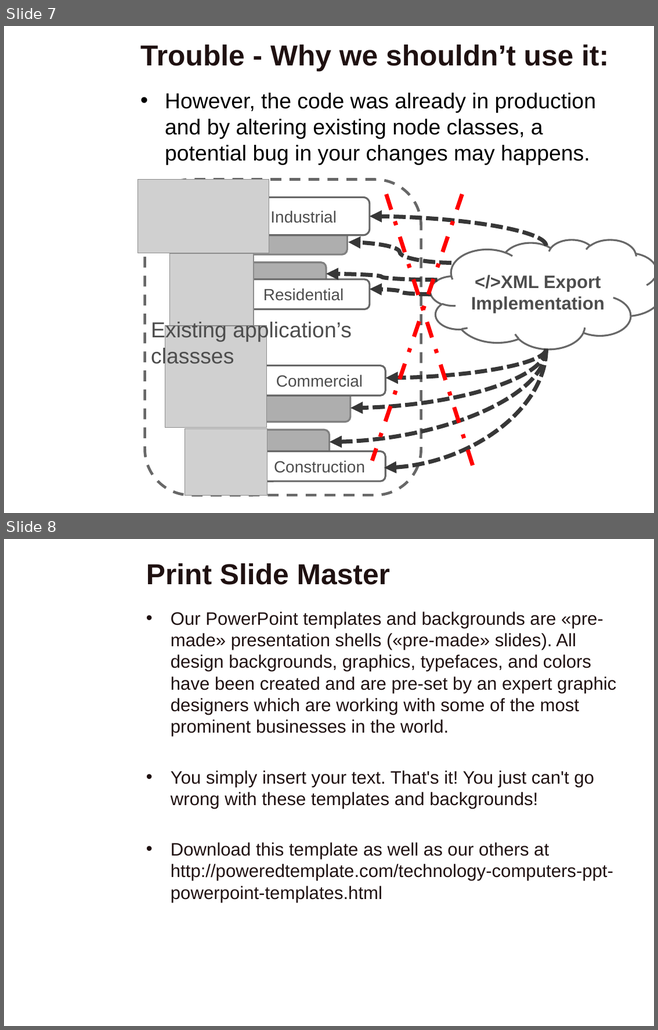
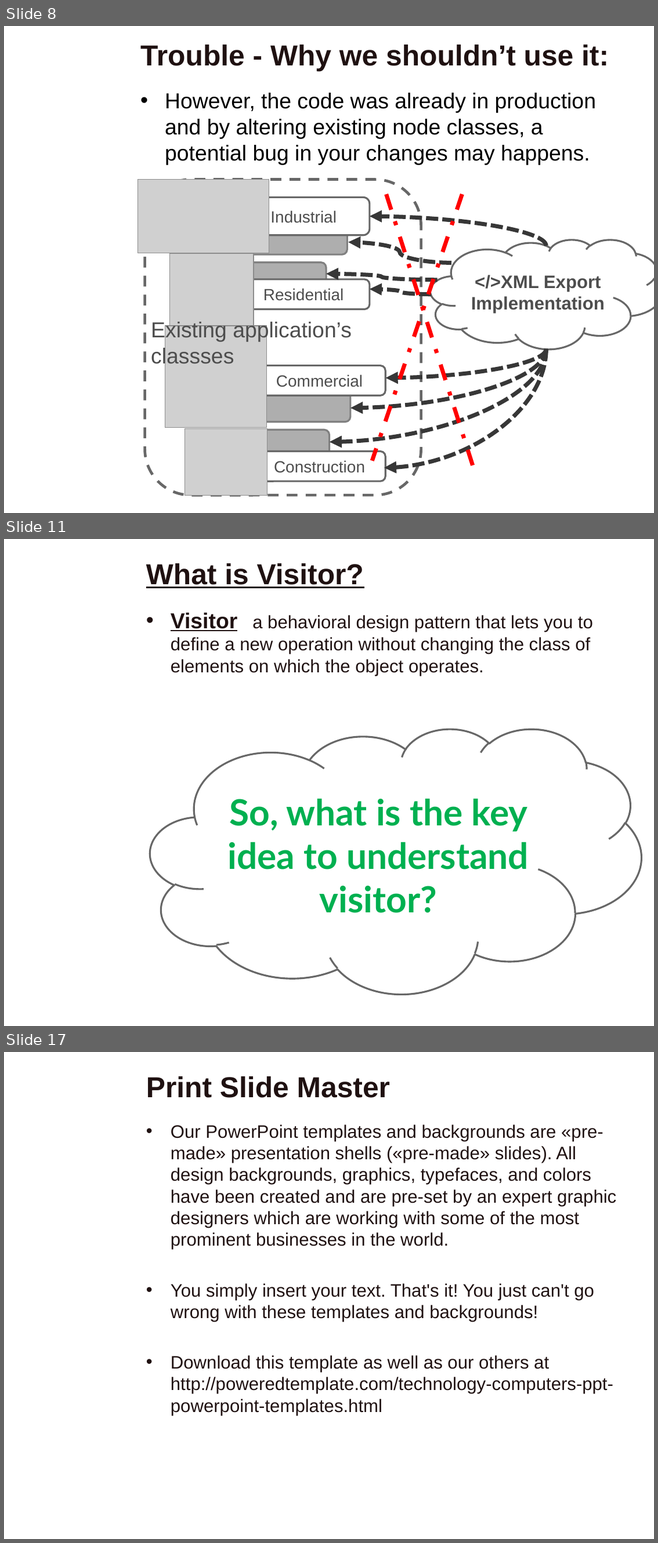
Before and after one commit to VThanhPhuc/CS202-Group-9, a slide deck: Design Pattern.pptx. Shown one above the other, each under a label of ours: slides 7 and 8 before the commit, slides 8, 11 and 17 after it; the slides between them are not shown. The pictures are 658x1030 and 658x1543 pixels, drawn with LibreOffice and Linux fonts; fonts in the diff are those of the drawing; grey boxes stand for pictures; background and template pictures are left out. Boxes give left, top, right and bottom in pixels: in the first picture for what was removed or moved away, otherwise in the second. Text is boxed around its words. In the diff, an @@ line names an element or a change of style, - is before the commit and + after.

```diff
--- a/Design Pattern.pptx
+++ b/Design Pattern.pptx
@@ slide 11 added at (4, 539, 654, 1026), background picture (left out) @@
@@ title added at (146, 563, 364, 588), 32 pt, text #1F1111, bold, underline @@
+What is Visitor?
@@ text added at (170, 613, 593, 676), 20 pt, text #1F1111 @@
+• Visitor a behavioral design pattern that lets you to define a new operation without changing the class of elements on which the object operates.
@@ cloud added at (150, 729, 641, 994), fill #FFFFFF, outline #676767 2 pt, 40 pt, text #00B050, bold @@
+So, what is the key idea to understand visitor?
@@ what was slide 7 is now slide 8 @@
@@ what was slide 8 is now slide 17 @@
```
Also in this commit, not shown: 1 slide changed, 8 other slides added.
